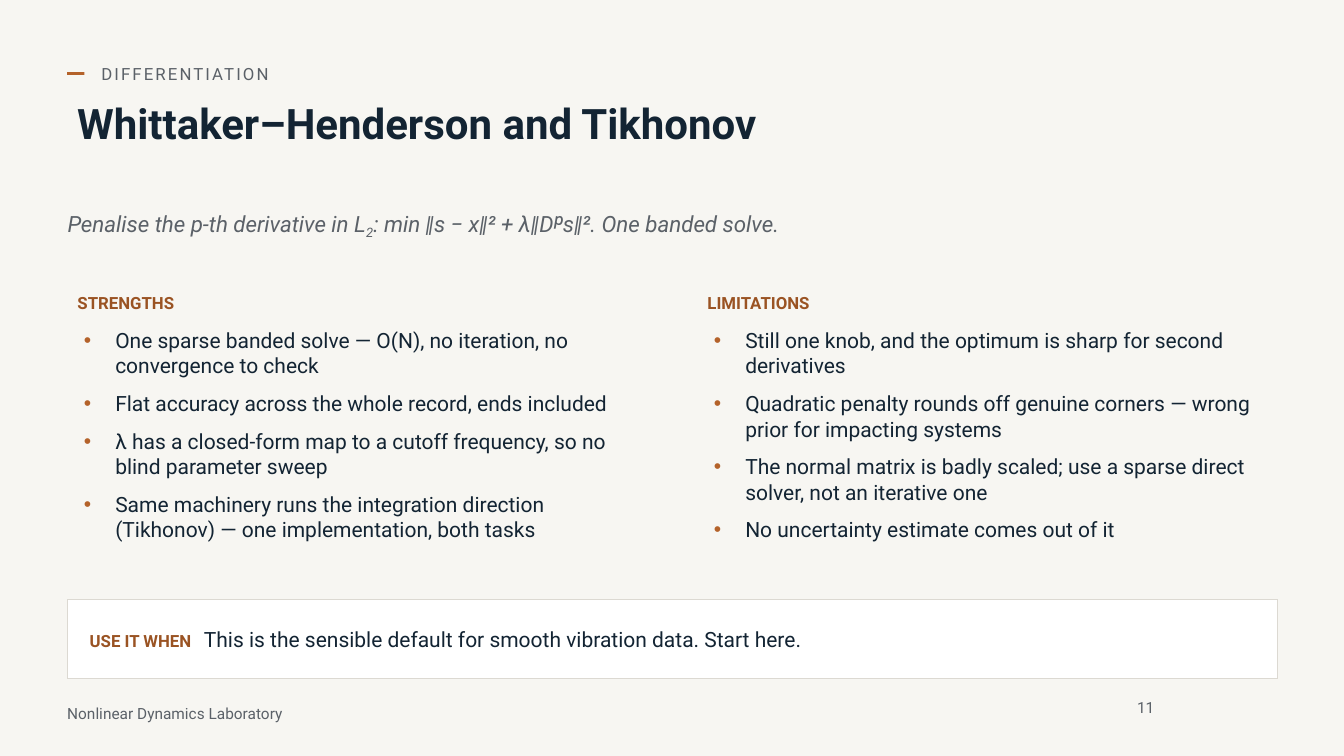
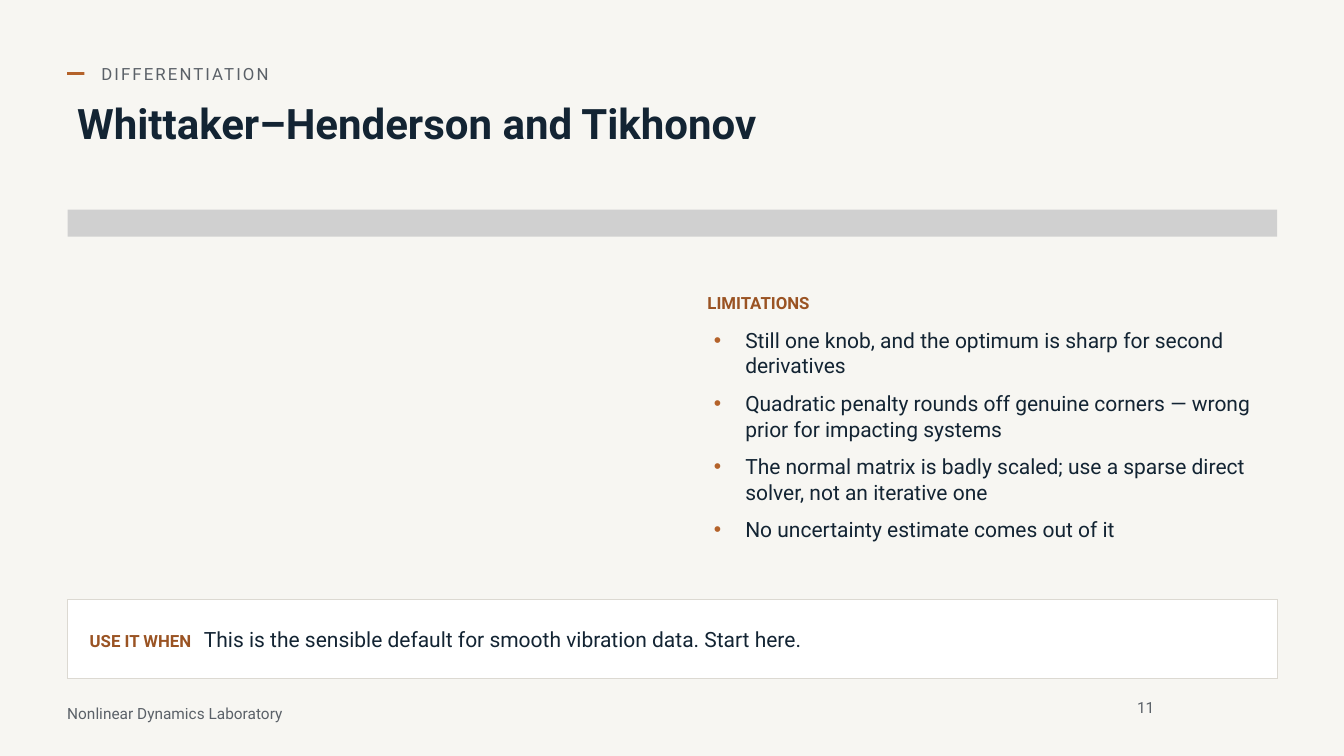
Before and after one commit to nld-uri/kinematics-toolbox, a slide deck: slide 11 of talk/differentiation_integration_talk.pptx. Drawn at 1344x756 pixels with LibreOffice and Linux fonts; fonts in the diff are those of the drawing; grey boxes stand for pictures; background and template pictures are left out. Boxes give left, top, right and bottom in pixels: in the first picture for what was removed or moved away, otherwise in the second. Text is boxed around its words. In the diff, an @@ line names an element or a change of style, - is before the commit and + after.

```diff
--- a/talk/differentiation_integration_talk.pptx
+++ b/talk/differentiation_integration_talk.pptx
@@ text removed at bbox=[68, 215, 779, 237] @@
-Penalise the p-th derivative in L2: min ‖s − x‖² + λ‖Dᵖs‖². One banded solve.
@@ picture added at bbox=[68, 210, 1277, 237] @@
@@ text removed at bbox=[77, 297, 607, 542] @@
-STRENGTHS
-• One sparse banded solve — O(N), no iteration, no convergence to check
-• Flat accuracy across the whole record, ends included
-• λ has a closed-form map to a cutoff frequency, so no blind parameter sweep
-• Same machinery runs the integration direction (Tikhonov) — one implementation, both tasks
```
Also in this commit, not shown: 18 other slides changed, 1 other file.
